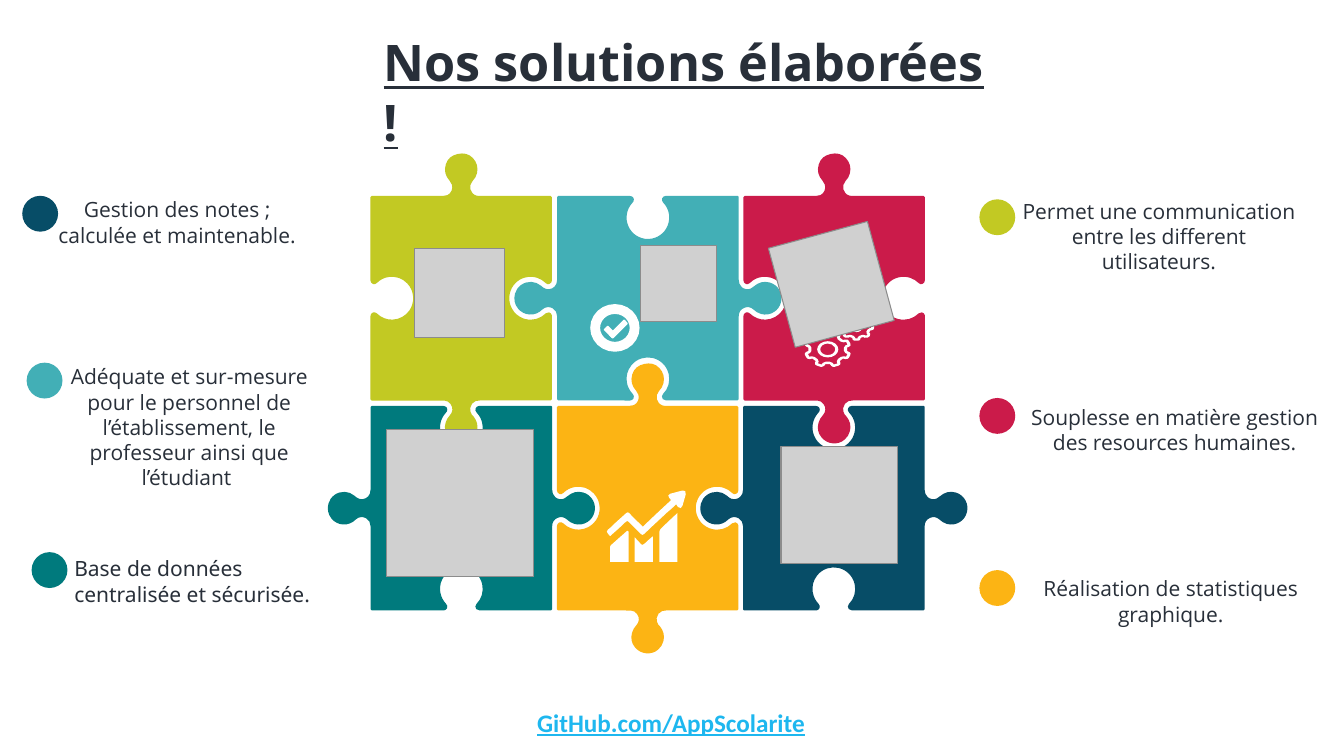
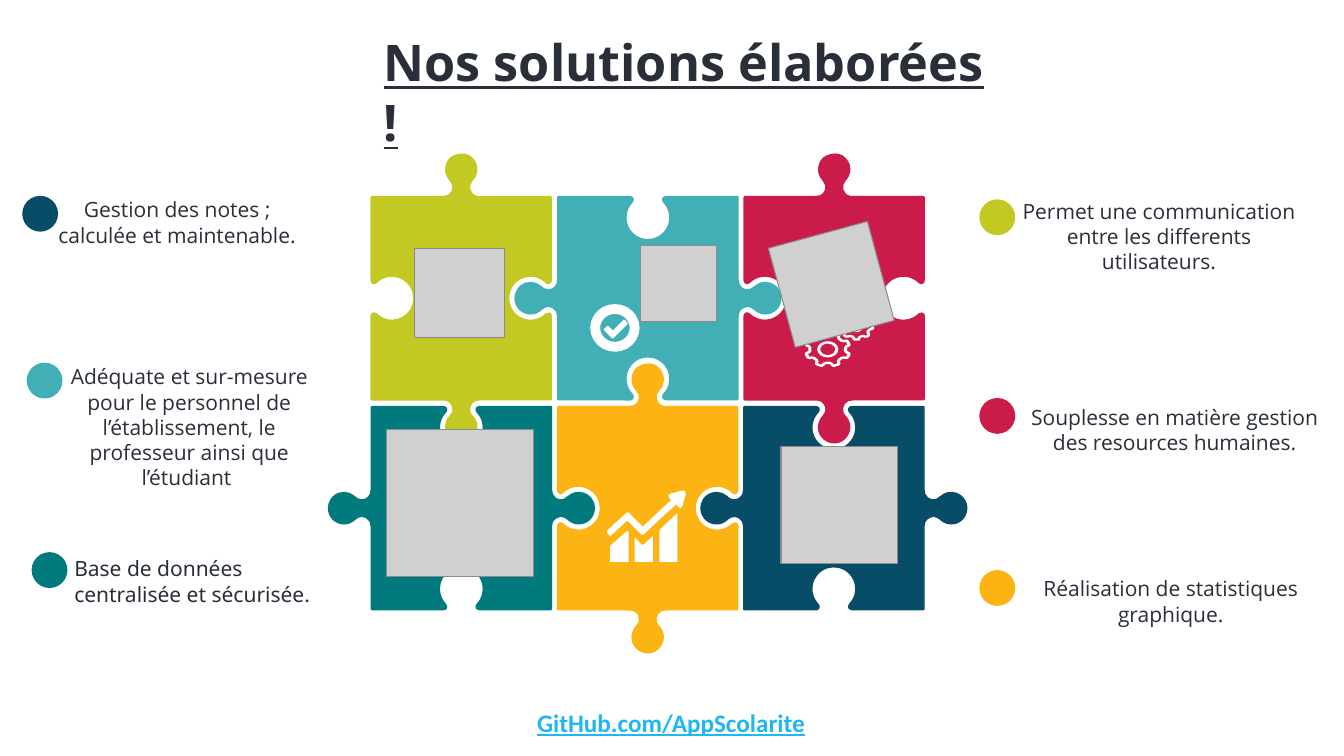
Before and after one commit to AppScolarite/AppGestionScolarite, a slide deck: slide 4 of Documents/Presentation.pptx. Drawn at 1344x756 pixels with LibreOffice and Linux fonts; fonts in the diff are those of the drawing; grey boxes stand for pictures. Boxes give left, top, right and bottom in pixels: in the first picture for what was removed or moved away, otherwise in the second. Text is boxed around its words. In the diff, an @@ line names an element or a change of style, - is before the commit and + after.

```diff
--- a/Documents/Presentation.pptx
+++ b/Documents/Presentation.pptx
@@ text at <box>1023,203,1296,270</box>: text changed @@
-Permet une communication entre les different utilisateurs.
+Permet une communication entre les differents utilisateurs.
```
Also in this commit, not shown: 5 other slides changed.
